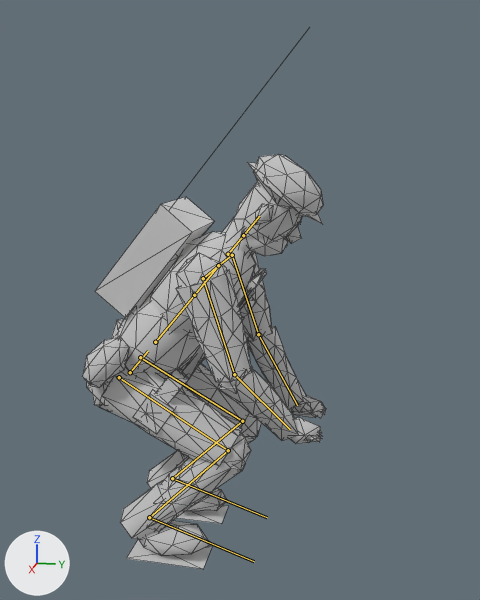
A saved change to the glTF model ambush_loop/art/v2/models/enemy_radio_lod2.glb.
Before and after are seen from a 50 mm camera at (2.06, 0.698, 1.398) aimed at (-0.013, 0.283, 0.88). Every picture has the same lights, and +X, +Y and +Z are marked at lower left. The first picture is the older version. Both versions are drawn at frame 12 of the action 'pickup'; the numbers are the values there. The bones that change, and the others that lie on the model, are drawn over the model as lines. Mesh edges are drawn as thin lines.

In view in the first picture: 'enemy_radio_body.001'.
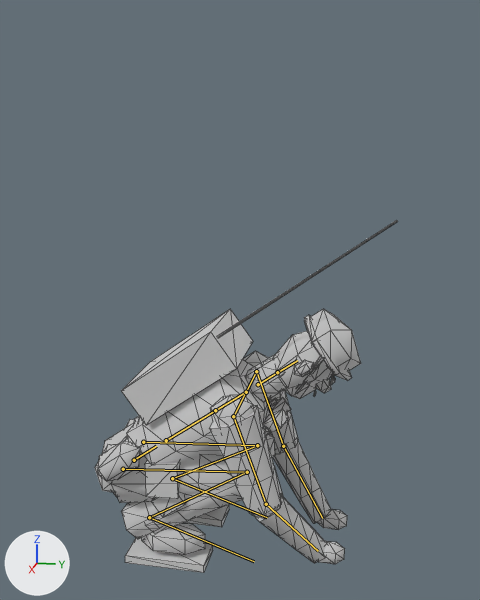
Pixel boxes [x1, y1, x2, y2] of what changed, in the pictures (480 x 600 px):
'enemy_radio_body.001', posed (24% wider, 30% shorter)
    before: [82, 62, 326, 569]
    after: [95, 220, 398, 573]
bone 'pelvis', root to tip
    before: (130, 372) to (148, 351)
    after: (134, 460) to (156, 446)
bone 'clavicle.L', root to tip
    before: (218, 265) to (232, 255)
    after: (246, 392) to (256, 371)
bone 'upper_arm.L', root to tip
    before: (232, 255) to (258, 334)
    after: (256, 371) to (283, 446)
bone 'forearm.L', root to tip
    before: (258, 334) to (297, 405)
    after: (283, 446) to (322, 518)
bone 'clavicle.R', root to tip
    before: (218, 265) to (203, 278)
    after: (246, 392) to (233, 416)
bone 'upper_arm.R', root to tip
    before: (203, 278) to (234, 374)
    after: (233, 416) to (266, 504)
bone 'forearm.R', root to tip
    before: (234, 374) to (290, 429)
    after: (266, 504) to (318, 551)
bone 'thigh.L', root to tip
    before: (140, 357) to (242, 421)
    after: (143, 442) to (257, 445)
bone 'shin.L', root to tip
    before: (242, 421) to (172, 478)
    after: (257, 445) to (172, 478)
bone 'thigh.R', root to tip
    before: (119, 377) to (228, 450)
    after: (123, 469) to (247, 472)
bone 'shin.R', root to tip
    before: (228, 450) to (149, 517)
    after: (247, 472) to (149, 517)

What changed in the scene script:
```text
Change bone_pelvis:
    where bone_pelvis = bpy.data.objects['Rig.006'].pose.bones['pelvis']  # child of 'root'
    bone_pelvis.location: (0.0, -0.324, 0.1) -> (0.0, -0.654, 0.1)
    bone_pelvis.rotation_quaternion: (0.942, -0.336, 0.0, 0.0) -> (0.889, -0.457, 0.0, 0.0)  # degrees (-39, 0, 0) -> degrees (-54, 0, 0)
Change bone_clavicle_l:
    where bone_clavicle_l = bpy.data.objects['Rig.006'].pose.bones['clavicle.L']  # child of 'chest'
    bone_clavicle_l.rotation_quaternion: (0.942, 0.0, -0.336, 0.0) -> (0.889, 0.0, -0.457, 0.0)  # degrees (0, -39, 0) -> degrees (0, -54, 0)
Change bone_upper_arm_l:
    where bone_upper_arm_l = bpy.data.objects['Rig.006'].pose.bones['upper_arm.L']  # child of 'clavicle.L'
    bone_upper_arm_l.rotation_quaternion: (0.994, 0.033, 0.0, -0.106) -> (0.992, 0.044, 0.0, -0.117)  # degrees (4, 0, -12) -> degrees (5, 1, -13)
Change bone_forearm_l:
    where bone_forearm_l = bpy.data.objects['Rig.006'].pose.bones['forearm.L']  # child of 'upper_arm.L'
    bone_forearm_l.rotation_quaternion: (0.816, -0.574, 0.045, -0.041) -> (0.806, -0.589, 0.046, -0.025)  # degrees (-70, 2, -7) -> degrees (-72, 3, -5)
Change bone_clavicle_r:
    where bone_clavicle_r = bpy.data.objects['Rig.006'].pose.bones['clavicle.R']  # child of 'chest'
    bone_clavicle_r.rotation_quaternion: (0.942, 0.0, 0.336, 0.0) -> (0.889, 0.0, 0.457, 0.0)  # degrees (0, 39, 0) -> degrees (0, 54, 0)
Change bone_upper_arm_r:
    where bone_upper_arm_r = bpy.data.objects['Rig.006'].pose.bones['upper_arm.R']  # child of 'clavicle.R'
    bone_upper_arm_r.rotation_quaternion: (0.994, 0.033, 0.0, 0.106) -> (0.992, 0.044, 0.0, 0.117)  # degrees (4, 0, 12) -> degrees (5, -1, 13)
Change bone_forearm_r:
    where bone_forearm_r = bpy.data.objects['Rig.006'].pose.bones['forearm.R']  # child of 'upper_arm.R'
    bone_forearm_r.rotation_quaternion: (0.816, -0.574, -0.045, 0.041) -> (0.806, -0.589, -0.046, 0.025)  # degrees (-70, -2, 7) -> degrees (-72, -3, 5)
Change bone_thigh_l:
    where bone_thigh_l = bpy.data.objects['Rig.006'].pose.bones['thigh.L']  # child of 'pelvis'
    bone_thigh_l.location: (0.0, 0.004, -0.013) -> (0.0, 0.007, -0.017)
    bone_thigh_l.rotation_quaternion: (0.674, 0.738, -0.017, -0.032) -> (0.3, 0.953, -0.014, -0.041)  # degrees (95, 1, -4) -> degrees (145, 4, -3)
Change bone_shin_l:
    where bone_shin_l = bpy.data.objects['Rig.006'].pose.bones['shin.L']  # child of 'thigh.L'
    bone_shin_l.rotation_quaternion: (0.658, -0.753, -0.01, 0.016) -> (0.281, -0.959, 0.005, 0.036)  # degrees (-98, 1, 2) -> degrees (-147, 4, 1)
Change bone_foot_l:
    where bone_foot_l = bpy.data.objects['Rig.006'].pose.bones['foot.L']  # child of 'shin.L'
    bone_foot_l.rotation_quaternion: (0.934, 0.356, -0.016, -0.009) -> (0.879, 0.474, -0.046, -0.019)  # degrees (42, -1, -2) -> degrees (57, -4, -4)
Change bone_thigh_r:
    where bone_thigh_r = bpy.data.objects['Rig.006'].pose.bones['thigh.R']  # child of 'pelvis'
    bone_thigh_r.location: (0.0, 0.004, -0.013) -> (0.0, 0.007, -0.017)
    bone_thigh_r.rotation_quaternion: (0.674, 0.738, 0.017, 0.032) -> (0.3, 0.953, 0.014, 0.041)  # degrees (95, -1, 4) -> degrees (145, -4, 3)
Change bone_shin_r:
    where bone_shin_r = bpy.data.objects['Rig.006'].pose.bones['shin.R']  # child of 'thigh.R'
    bone_shin_r.rotation_quaternion: (0.658, -0.753, 0.01, -0.016) -> (0.281, -0.959, -0.005, -0.036)  # degrees (-98, -1, -2) -> degrees (-147, -4, -1)
Change bone_foot_r:
    where bone_foot_r = bpy.data.objects['Rig.006'].pose.bones['foot.R']  # child of 'shin.R'
    bone_foot_r.rotation_quaternion: (0.934, 0.356, 0.016, 0.009) -> (0.879, 0.474, 0.046, 0.019)  # degrees (42, 1, 2) -> degrees (57, 4, 4)
```
